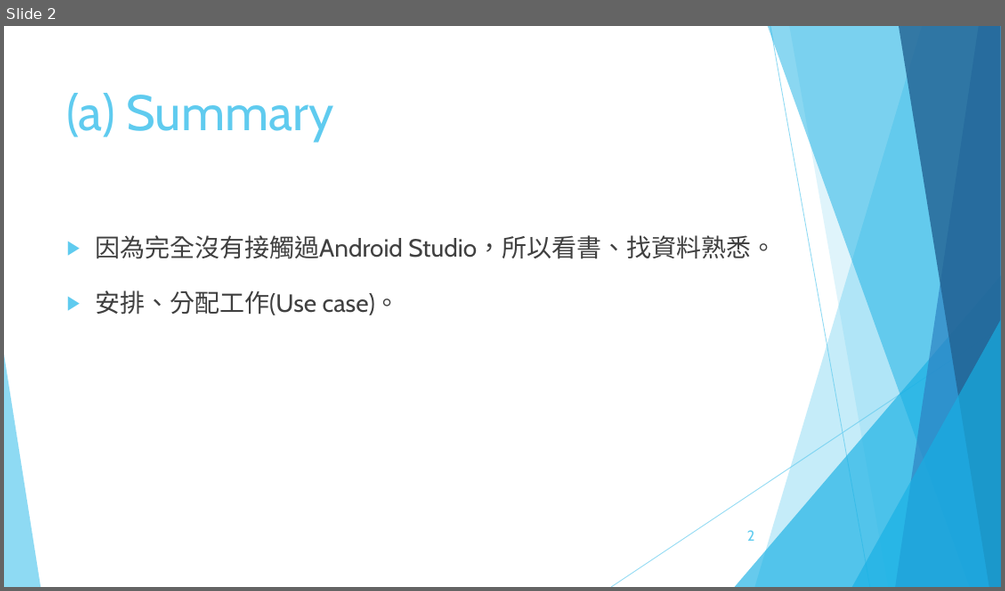
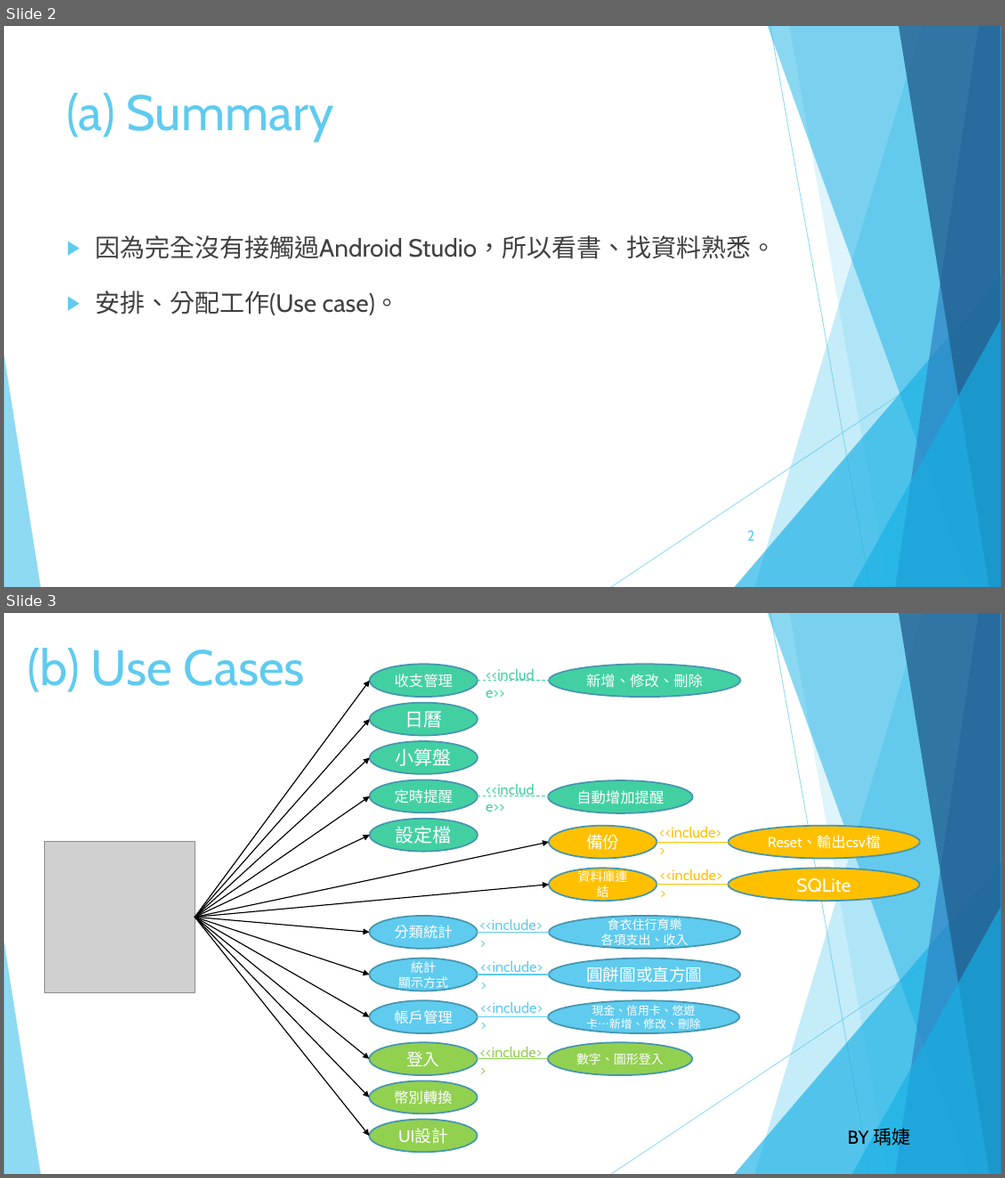
Before and after one commit to OctupusTea/OOAD, a slide deck: Final Project/OOAD 個人計帳本.pptx. Shown one above the other, each under a label of ours: slide 2 before the commit, slides 2 and 3 after it. The pictures are 1005x591 and 1005x1178 pixels, drawn with LibreOffice and Linux fonts; fonts in the diff are those of the drawing; grey boxes stand for pictures. Boxes give left, top, right and bottom in pixels: in the first picture for what was removed or moved away, otherwise in the second. Text is boxed around its words. In the diff, an @@ line names an element or a change of style, - is before the commit and + after.

```diff
--- a/Final Project/OOAD 個人計帳本.pptx
+++ b/Final Project/OOAD 個人計帳本.pptx
@@ slide 3 added at box(4, 613, 1001, 1174), background #FFFFFF; not listed: 10 template elements that a slide beside it also shows @@
@@ title added at box(27, 648, 305, 692), 48 pt, text #5FCBEF @@
+(b) Use Cases
@@ arrow added from (194, 916) to (370, 681), #000000 1 pt @@
@@ arrow added from (194, 916) to (370, 719), #000000 1 pt @@
@@ arrow added from (194, 916) to (370, 757), #000000 1 pt @@
@@ arrow added from (194, 916) to (370, 796), #000000 1 pt @@
@@ picture added at box(44, 842, 194, 992) @@
@@ arrow added from (194, 916) to (370, 835), #000000 1 pt @@
@@ arrow added from (194, 916) to (550, 842), #000000 1 pt @@
@@ group added at box(369, 664, 920, 1152): 21 ellipses, 8 lines, 8 texts @@
+收支管理
+日曆
+新增、修改、刪除
+小算盤
+定時提醒
+自動增加提醒
+設定檔
+<<include>>
+<<include>>
+分類統計
+統計
+顯示方式
+帳戶管理
+食衣住行育樂
+各項支出、收入
+圓餅圖或直方圖
+現金、信用卡、悠遊卡…新增、修改、刪除
+<<include>>
+<<include>>
+<<include>>
+登入
+幣別轉換
+UI設計
+數字、圖形登入
+<<include>>
+備份
+資料庫連結
+Reset、輸出csv檔
+SQLite
+<<include>>
+<<include>>
@@ arrow added from (194, 916) to (550, 884), #000000 1 pt @@
@@ arrow added from (194, 916) to (370, 933), #000000 1 pt @@
@@ arrow added from (194, 916) to (370, 974), #000000 1 pt @@
@@ arrow added from (194, 916) to (370, 1017), #000000 1 pt @@
@@ arrow added from (194, 916) to (369, 1059), #000000 1 pt @@
@@ arrow added from (194, 916) to (369, 1097), #000000 1 pt @@
@@ arrow added from (194, 916) to (369, 1135), #000000 1 pt @@
@@ text added at box(848, 1125, 910, 1145), 18 pt, text #000000 @@
+BY 瑀婕
```
Also in this commit, not shown: 2 slides changed, 2 other slides added, 4 slides removed.
